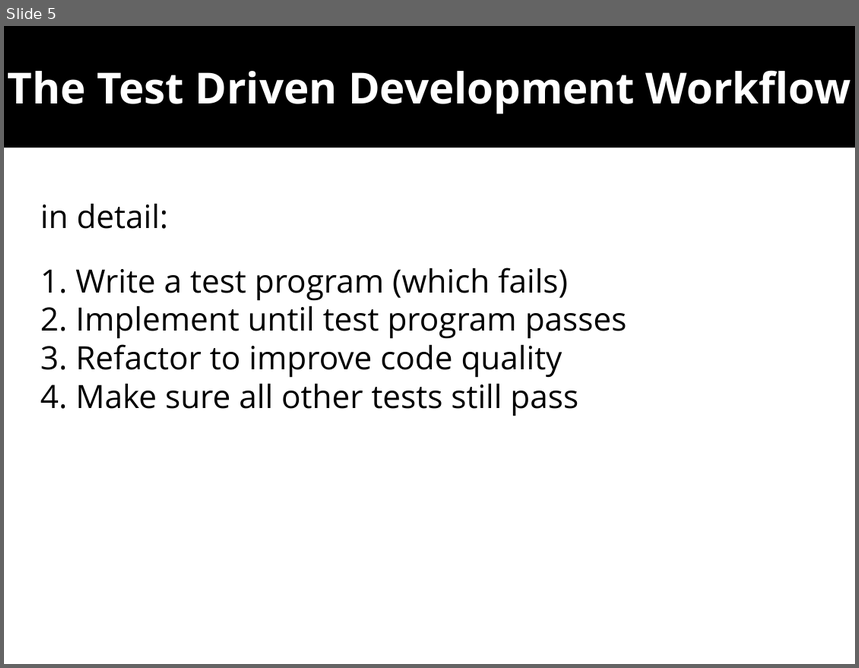
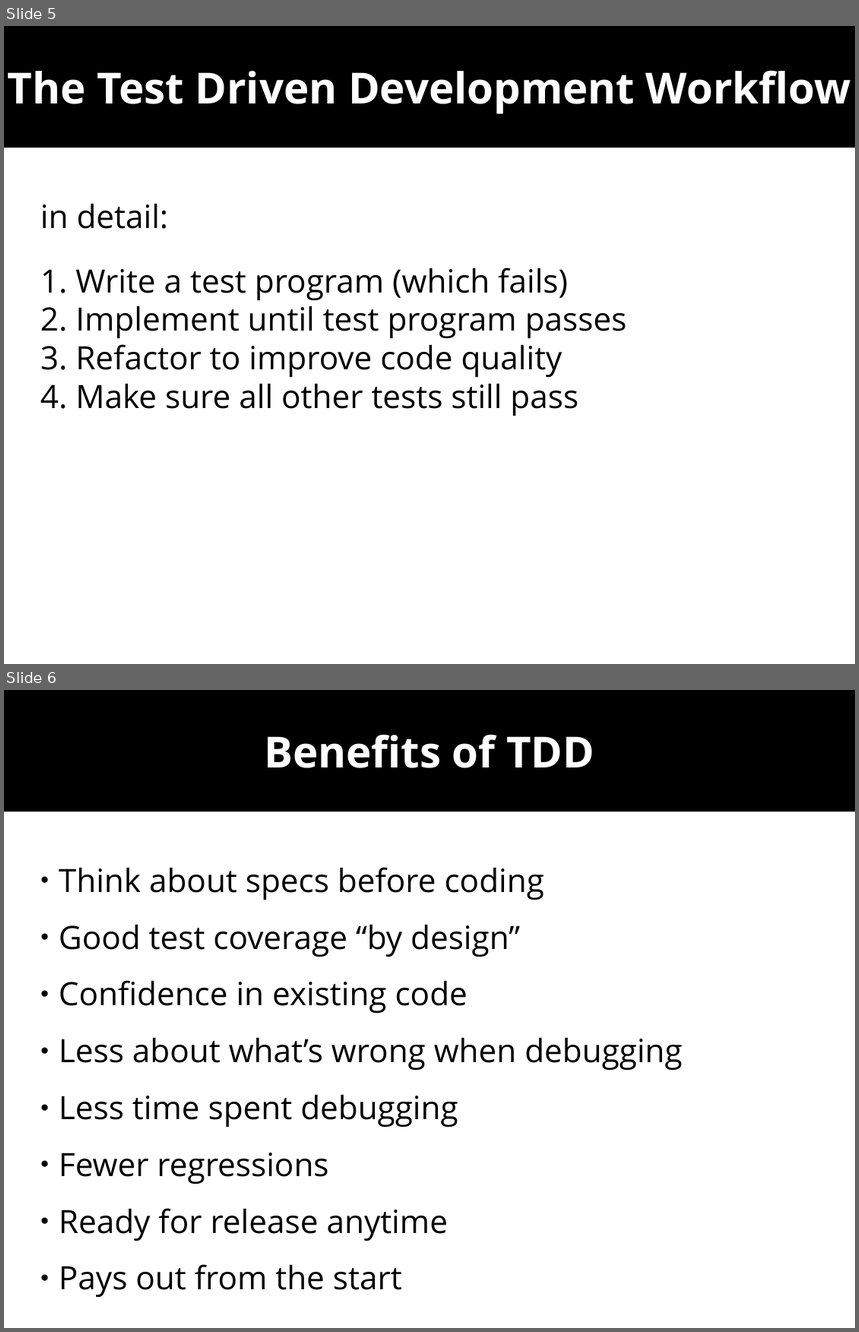
Before and after one commit to wolframroesler/Talks, a slide deck: tdd.odp. Shown one above the other, each under a label of ours: slide 5 before the commit, slides 5 and 6 after it. The pictures are 859x668 and 859x1332 pixels, drawn with LibreOffice and Linux fonts; fonts in the diff are those of the drawing. Boxes give left, top, right and bottom in pixels: in the first picture for what was removed or moved away, otherwise in the second. Text is boxed around its words. In the diff, an @@ line names an element or a change of style, - is before the commit and + after.

```diff
--- a/tdd.odp
+++ b/tdd.odp
@@ slide 6 added at <box>4,690,855,1328</box>, background #FFFFFF @@
@@ subtitle added at <box>4,690,855,812</box>, fill #000000, 40 pt, text #FFFFFF, bold @@
+Benefits of TDD
@@ text added at <box>59,867,683,1297</box>, 30 pt, text #000000 @@
+● Think about specs before coding
+● Good test coverage “by design”
+● Confidence in existing code
+● Less about what’s wrong when debugging
+● Less time spent debugging
+● Fewer regressions
+● Ready for release anytime
+● Pays out from the start
```
Also in this commit, not shown: 4 slides changed, 8 other slides added.
